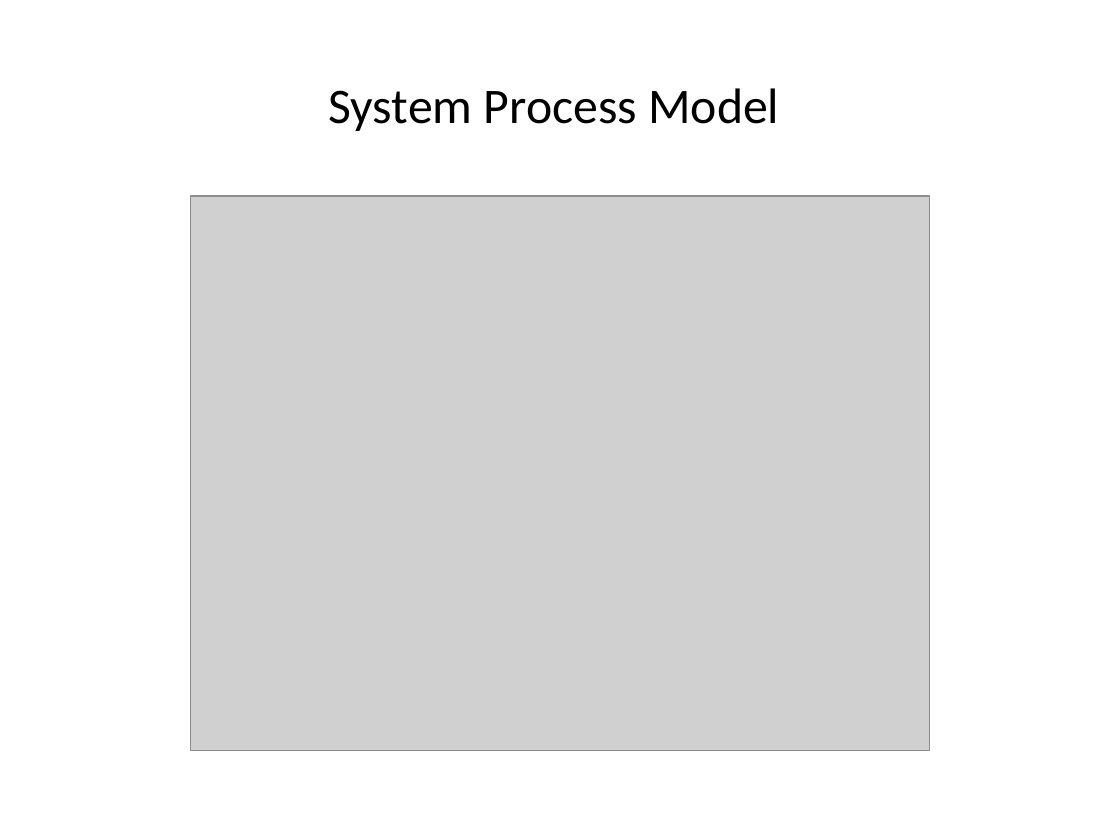
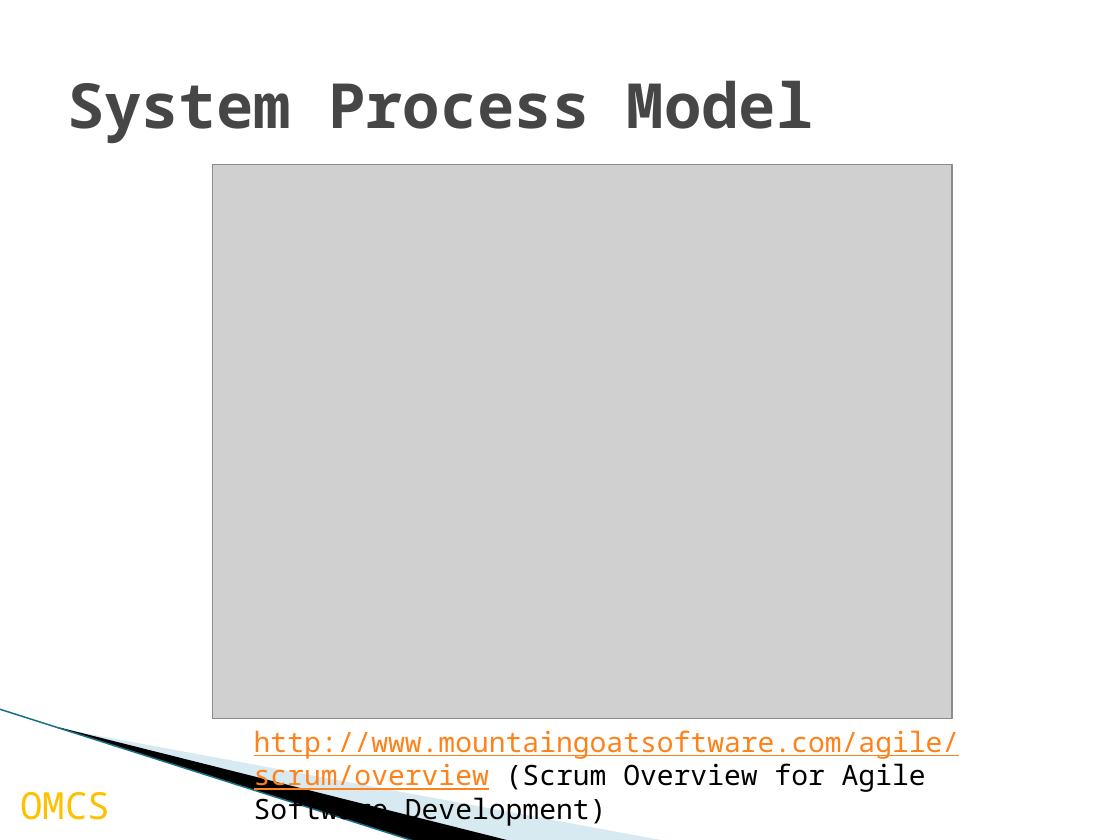
Before and after one commit to palaniellappank/online-medical-consultant-system, a slide deck: slide 13 of Document/OMCS_Slide.pptx (slide 11 before the commit). Drawn at 1120x840 pixels with LibreOffice and Linux fonts; fonts in the diff are those of the drawing; grey boxes stand for pictures; background and template pictures are left out. Boxes give left, top, right and bottom in pixels: in the first picture for what was removed or moved away, otherwise in the second. Text is boxed around its words. In the diff, an @@ line names an element or a change of style, - is before the commit and + after.

```diff
--- a/Document/OMCS_Slide.pptx
+++ b/Document/OMCS_Slide.pptx
@@ title "System Process Model" at bbox=[67, 80, 814, 143]: size 32 to 40 pt, font Calibri to Noto Sans Mono, text colour #000000 to #464646, bold on; alignment centre to left; list level 3 to 1 in "System Process Model" @@
@@ picture: place and size @@
-picture at bbox=[190, 196, 930, 750]
+picture at bbox=[213, 165, 952, 719]
@@ line added from (0, 709) to (416, 840), #97C5D8 0.95 pt @@
@@ freeform shape added at bbox=[59, 727, 512, 840], fill #000000 @@
@@ freeform shape added at bbox=[62, 728, 666, 840], fill #A0CBDC at 40% opacity @@
@@ text added at bbox=[254, 730, 960, 826], 18 pt, text #FF8119, underline @@
+http://www.mountaingoatsoftware.com/agile/scrum/overview (Scrum Overview for Agile Software Development)
@@ text added at bbox=[20, 792, 110, 820], 24 pt, text #FFC000 @@
+OMCS
```
Also in this commit, not shown: 16 other slides changed, 4 slides added, 1 slide removed.
